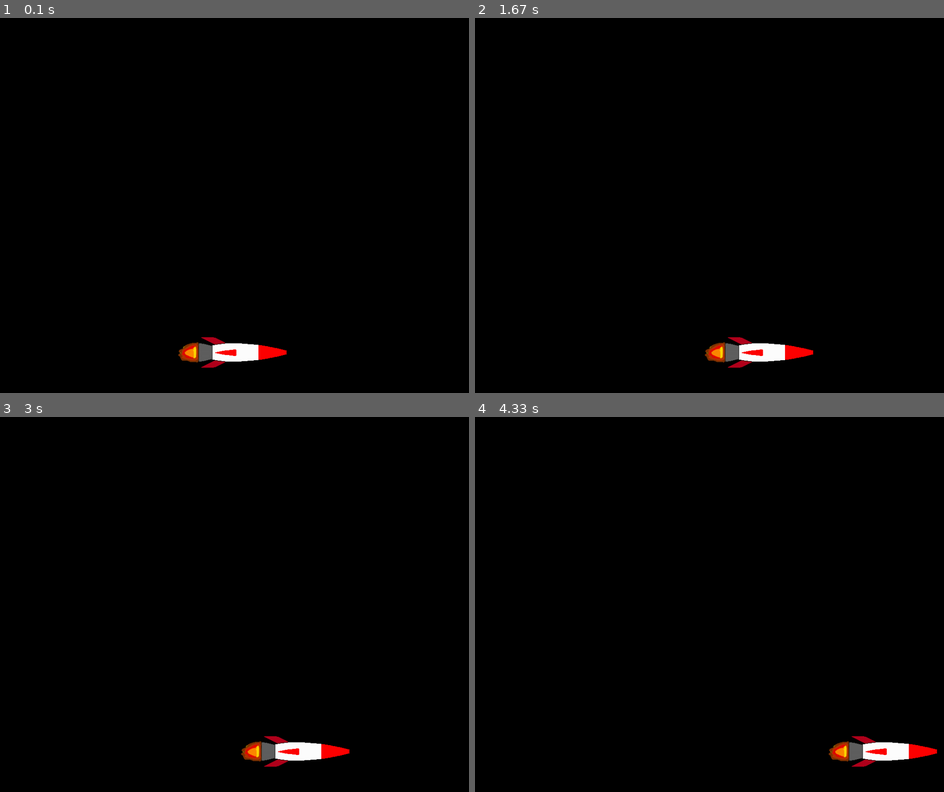
Above: before the commit, frames 1-4 (two rows, left to right).
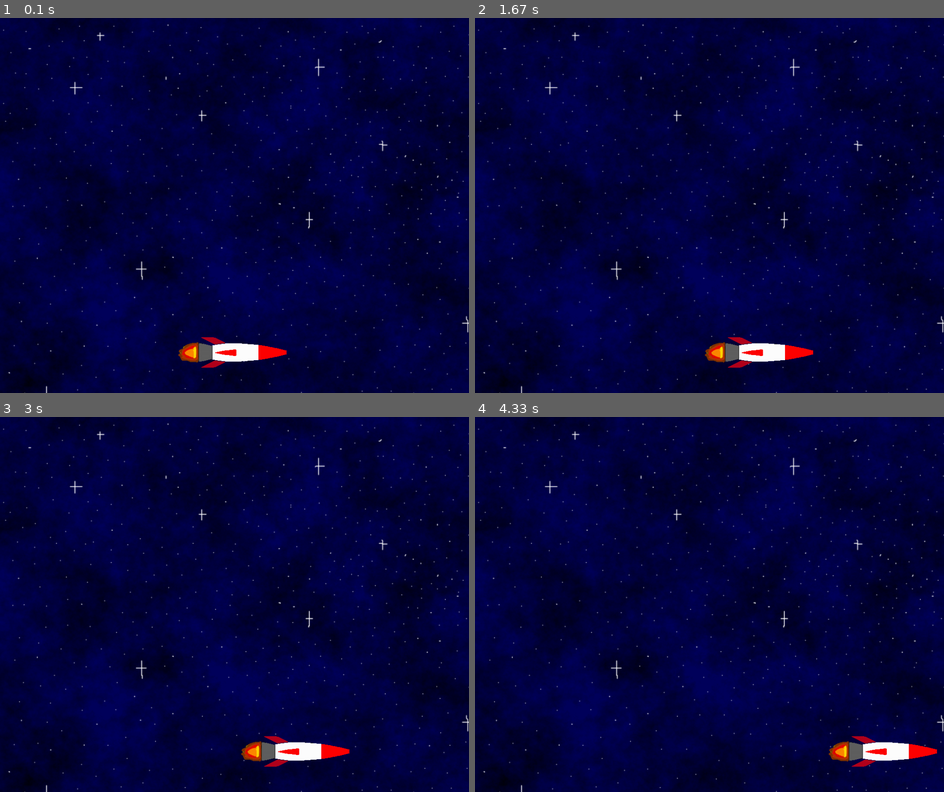
Above: after the commit, the same moments.

Repository: PismerovKir/YandexPygameProject
Game: pygame game, started from Тест прога.py
Two runs of this game, one before a commit and one after it. Both use one fixed random seed, a clock stepped at 60 frames per second and the inputs below.
Inputs:
- Up to frame 1 (0.1 s): no input
- Up to frame 2 (1.67 s): hold Right 0.33-0.8 s; hold Right 0.83-1.3 s; hold Left from 1.33 s (still down)
- Up to frame 3 (3 s): release Left at 1.87 s; hold Left 1.9-2.3 s; hold Right 2.33-2.97 s
- Up to frame 4 (4.33 s): hold Left 3-3.47 s; hold Right 3.5-3.97 s; hold Right from 4 s (still down)

The runs differ from the first frame. In frame 1, 99% of the frame differs, in the area x 0-100%, y 0-100%; in frame 2, 99%; in frame 3, 99%; in frame 4, 99%.

Commit message:
я добавила фон, проблема с движением ракеты по горизонтали, а не по вертикали осталась

Diff:
--- a/Тест прога.py
+++ b/Тест прога.py
@@ -1,5 +1,6 @@
 import pygame
 from os import path
+import sys
 
 WIDTH = 1000
 HEIGHT = 800
@@ -18,6 +19,7 @@
         pygame.sprite.Sprite.__init__(self)
         self.image = pygame.Surface((80, 90))
         self.image = pygame.image.load(path.join("korabl1.png")).convert()
+        self.image.set_colorkey(BLACK)
         self.rect = self.image.get_rect()
         self.rect.centerx = WIDTH / 2
         self.rect.bottom = HEIGHT - 20
@@ -36,7 +38,8 @@
         if self.rect.left < 0:
             self.rect.left = 0
 
-
+background = pygame.image.load(path.join("fon.png")).convert()
+background_rect = background.get_rect()
 
 all_sprites = pygame.sprite.Group()
 spaceship = SpaceShip()
@@ -52,6 +55,7 @@
 
     all_sprites.update()
     screen.fill(BLACK)
+    screen.blit(background, background_rect)
     all_sprites.draw(screen)
     pygame.display.flip()
 
Binary file changed: fon.png
